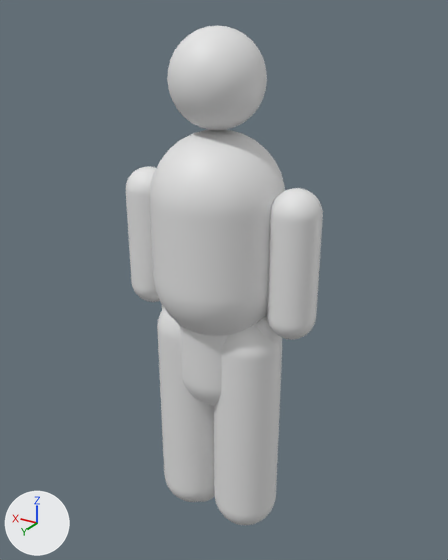
One commit to the Blender file models/fonte_blender/personagens.blend: the scene before it, then after it.
One viewpoint serves both versions: a 50 mm lens placed at (-1.026, 1.671, 1.833), pointed at (0.0, -0.039, 0.978). The lights are fixed; the arrows at lower left show +X, +Y and +Z. The older version comes first. Mesh edges are drawn as thin lines on the coarser meshes.

Objects in the first picture: 'Garotinha', 'Tio'.
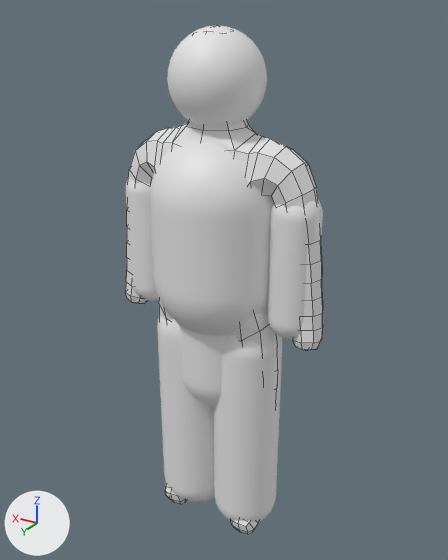
What differs and where, as boxes [x1, y1, x2, y2] in the pictures (448 x 560 px):
'Tio2', added: after [125, 120, 323, 534]

What the commit changed:
Mesh me_tio2_mesh_001 is new.
It has 590 vertices, 588 faces and spans x -0.39..0.39, y -0.14..0.14, z 0.0..1.8.
Object 'Tio2' (ob_tio2) is new; it shows me_tio2_mesh_001.
Its location is (0.0, 0.0, 0.0).
